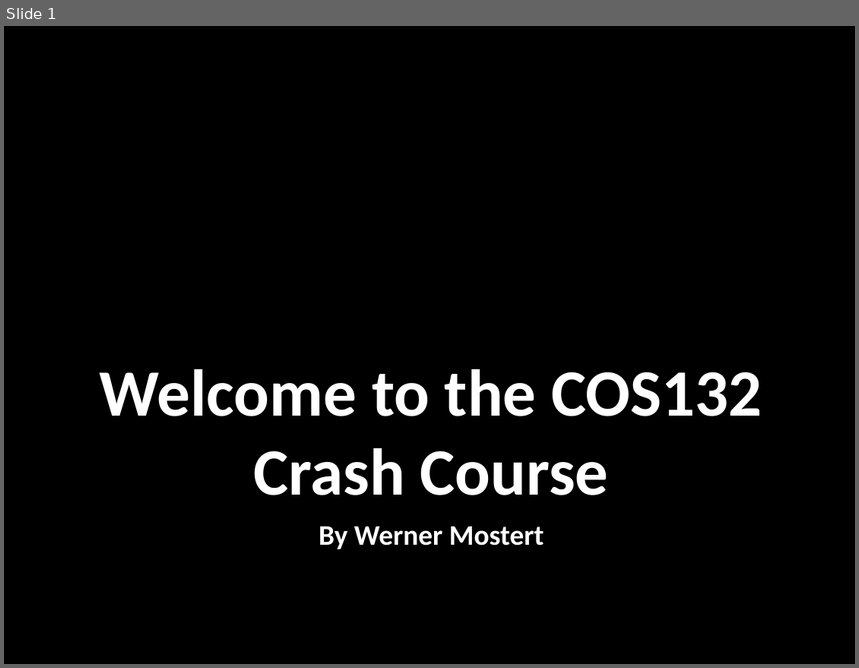
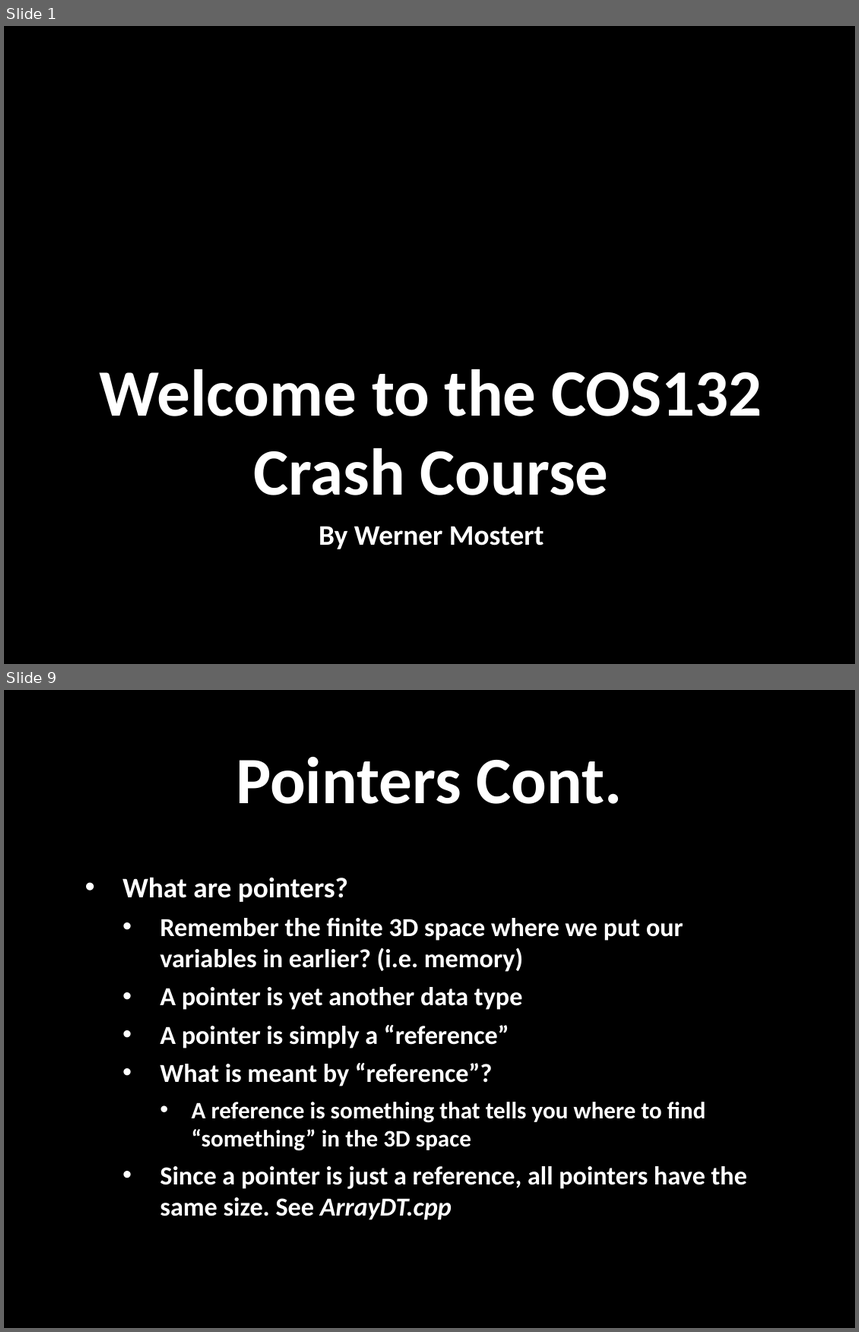
Before and after one commit to WMostert1/COS132-Crash-Course, a slide deck: Crash Course Slides.pptx. Shown one above the other, each under a label of ours: slide 1 before the commit, slides 1 and 9 after it; the slides between them are not shown. The pictures are 859x668 and 859x1332 pixels, drawn with LibreOffice and Linux fonts; fonts in the diff are those of the drawing; background and template pictures are left out. Boxes give left, top, right and bottom in pixels: in the first picture for what was removed or moved away, otherwise in the second. Text is boxed around its words. In the diff, an @@ line names an element or a change of style, - is before the commit and + after.

```diff
--- a/Crash Course Slides.pptx
+++ b/Crash Course Slides.pptx
@@ slide 9 added at (x1=4, y1=690, x2=855, y2=1328), background picture (left out) @@
@@ title added at (x1=236, y1=757, x2=623, y2=804), 56 pt, text #FFFFFF, bold @@
+Pointers Cont.
@@ text added at (x1=123, y1=877, x2=747, y2=1220), 22 pt, text #FFFFFF, bold @@
+• What are pointers?
+  • Remember the finite 3D space where we put our variables in earlier? (i.e. memory)
+  • A pointer is yet another data type
+  • A pointer is simply a “reference”
+  • What is meant by “reference”?
+    • A reference is something that tells you where to find “something” in the 3D space
+  • Since a pointer is just a reference, all pointers have the same size. See ArrayDT.cpp
```
Also in this commit, not shown: 1 slide changed, 30 other slides added, 19 other files.
